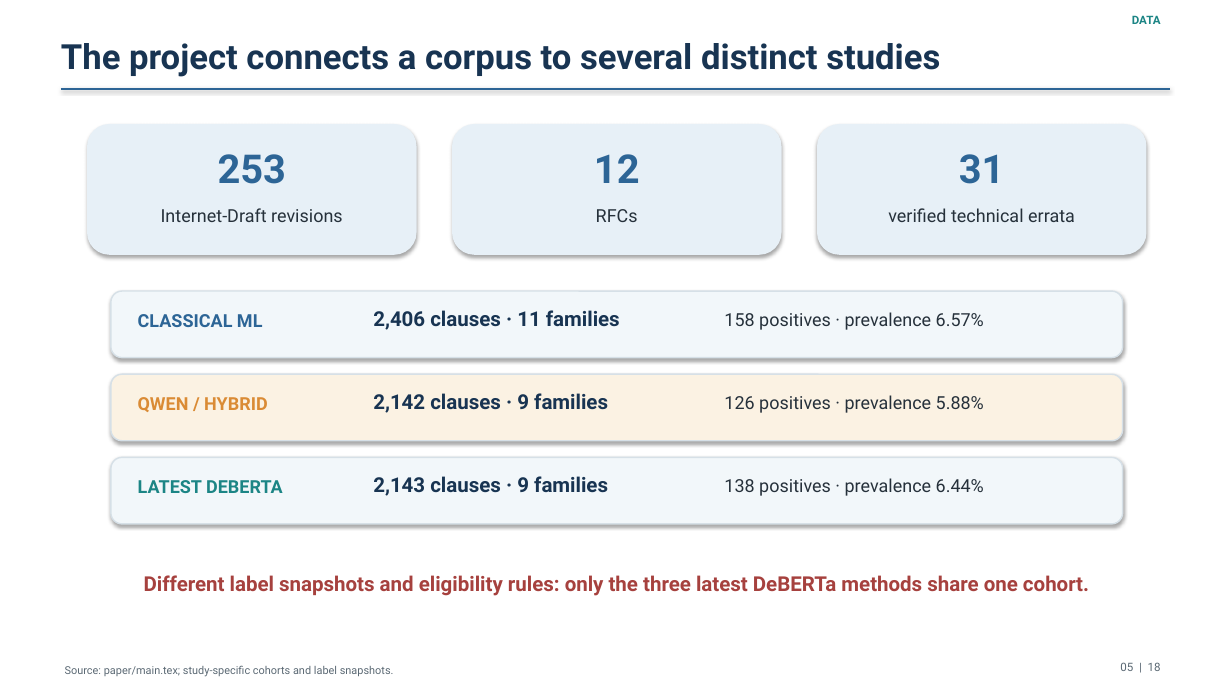
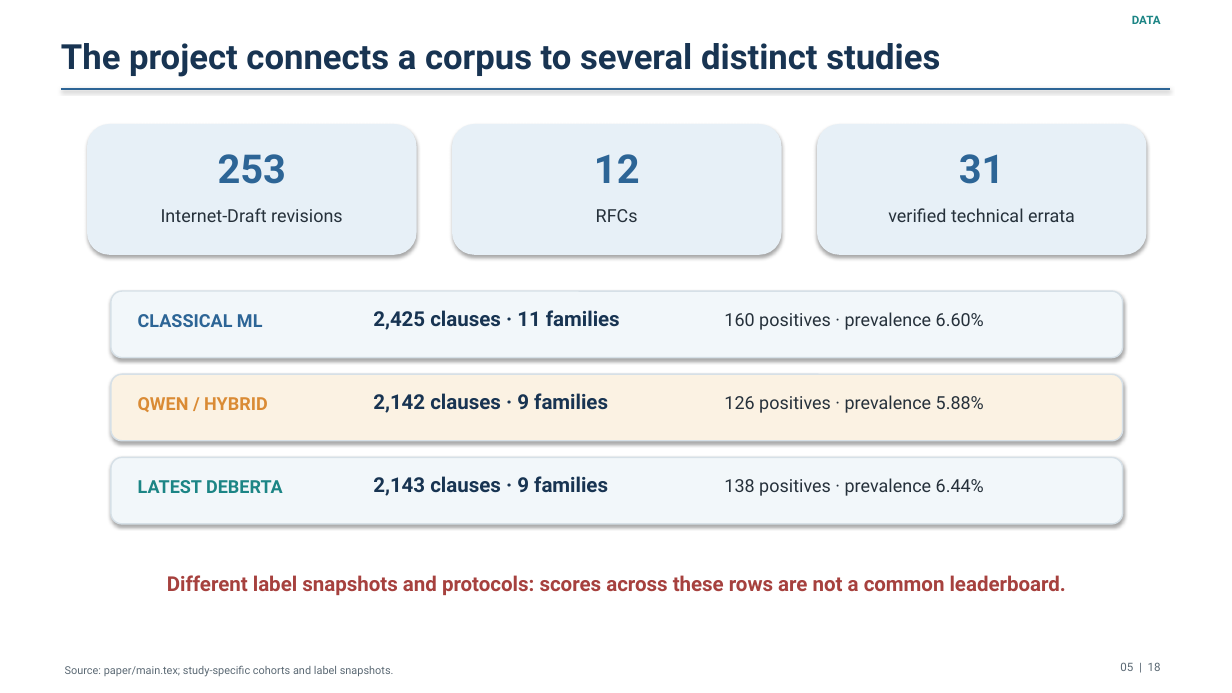
Before and after one commit to osama-elkhuriby/ietf-ambiguity-detection, a slide deck: slide 5 of paper/presentation/ietf_ambiguity_detection_presentation.pptx. Drawn at 1232x693 pixels with LibreOffice and Linux fonts; fonts in the diff are those of the drawing. Boxes give left, top, right and bottom in pixels: in the first picture for what was removed or moved away, otherwise in the second. Text is boxed around its words. In the diff, an @@ line names an element or a change of style, - is before the commit and + after.

```diff
--- a/paper/presentation/ietf_ambiguity_detection_presentation.pptx
+++ b/paper/presentation/ietf_ambiguity_detection_presentation.pptx
@@ text at (x1=373, y1=310, x2=620, y2=330): text changed @@
-2,406 clauses · 11 families
+2,425 clauses · 11 families
@@ text at (x1=724, y1=312, x2=984, y2=330): text changed @@
-158 positives · prevalence 6.57%
+160 positives · prevalence 6.60%
@@ text at (x1=167, y1=575, x2=1066, y2=595): text changed @@
-Different label snapshots and eligibility rules: only the three latest DeBERTa methods share one cohort.
+Different label snapshots and protocols: scores across these rows are not a common leaderboard.
```
Also in this commit, not shown: 7 other slides changed, 2 slides added, 2 slides removed, 29 other files.
